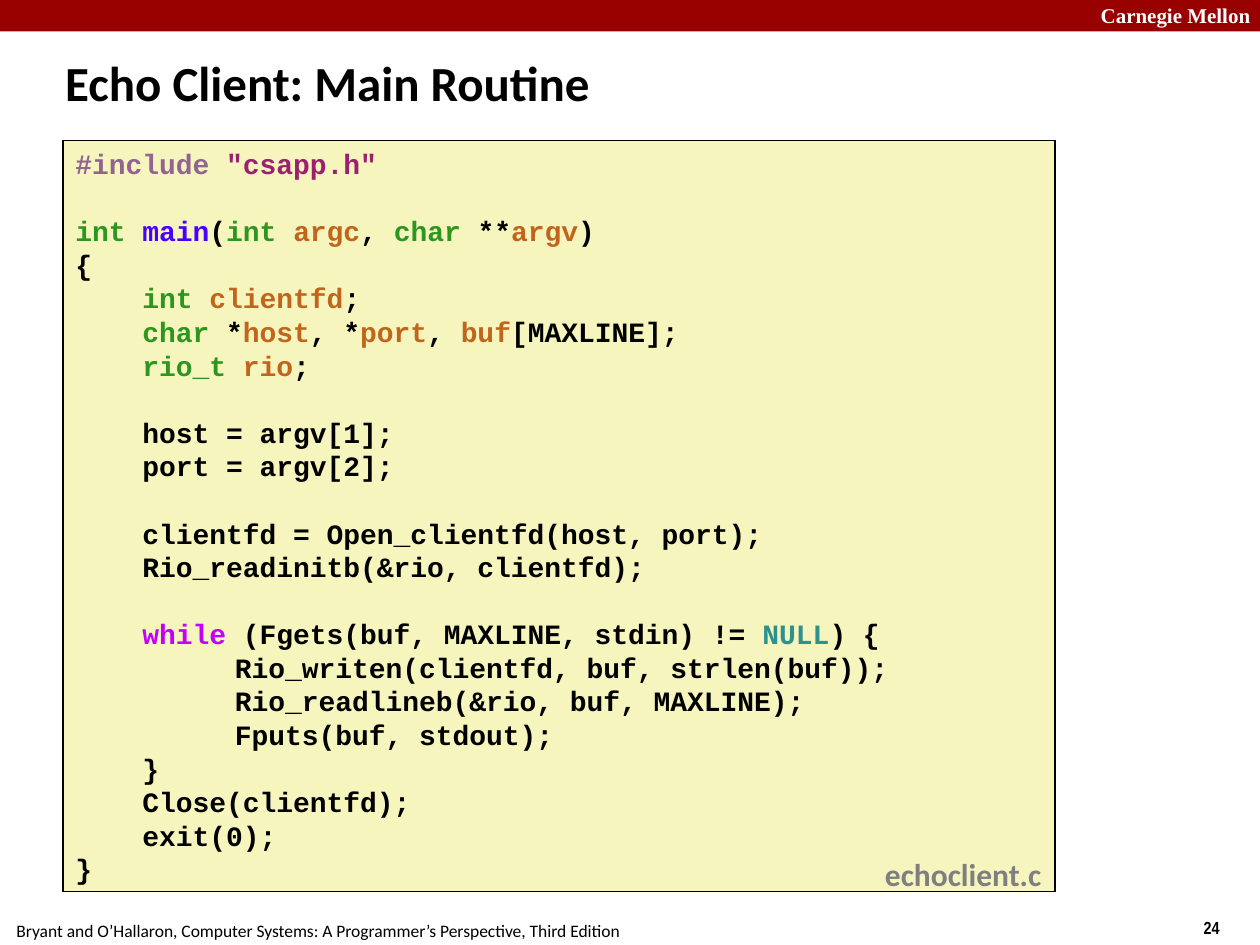
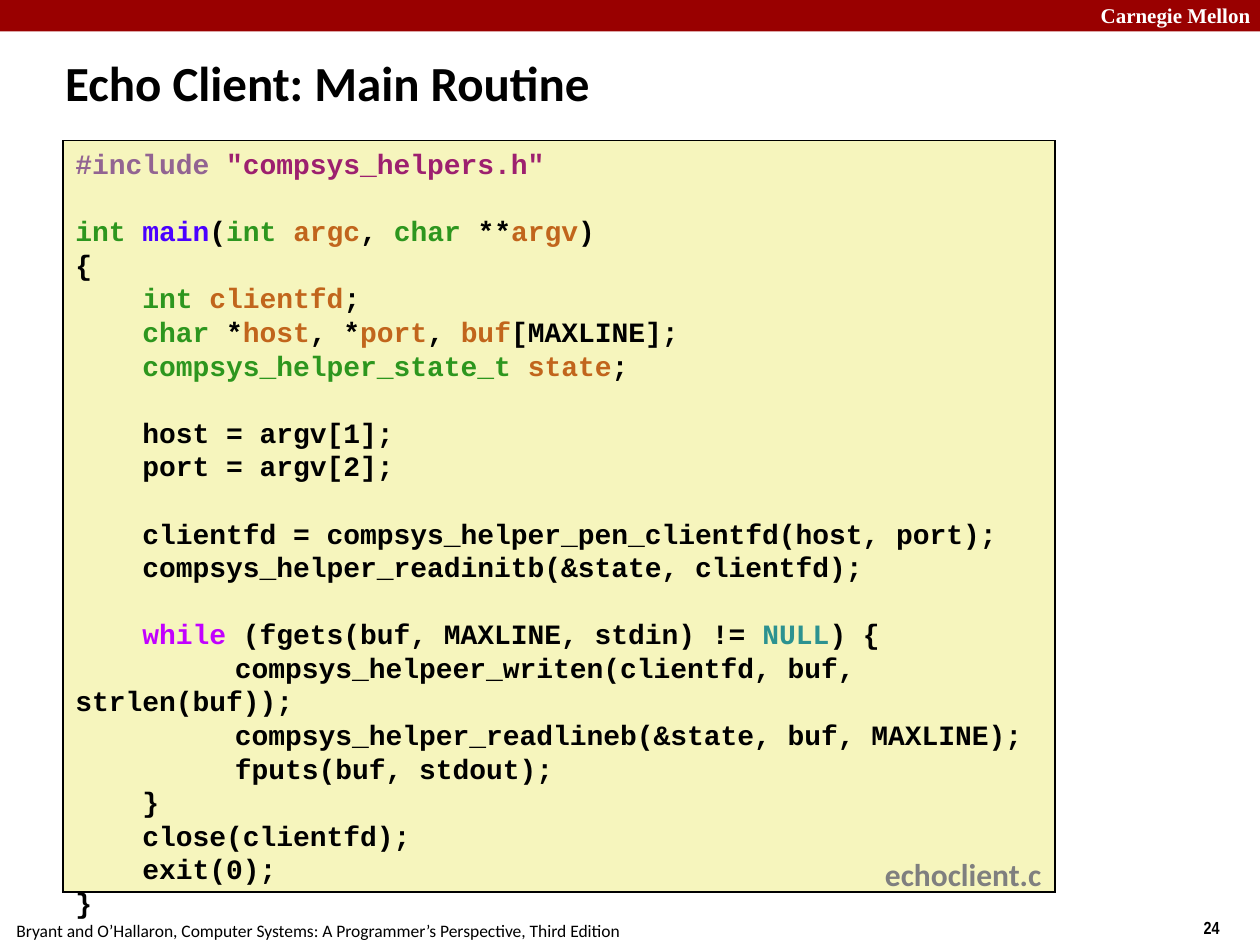
Before and after one commit to diku-compSys/compSys-e2023-pub, a slide deck: slide 24 of lectures/23-10-25_network_programming/slides.odp. Drawn at 1260x945 pixels with LibreOffice and Linux fonts; fonts in the diff are those of the drawing. Boxes give left, top, right and bottom in pixels: in the first picture for what was removed or moved away, otherwise in the second. Text is boxed around its words. In the diff, an @@ line names an element or a change of style, - is before the commit and + after.

```diff
--- a/lectures/23-10-25_network_programming/slides.odp
+++ b/lectures/23-10-25_network_programming/slides.odp
@@ text in rectangle at <box>75,154,544,180</box>: text changed @@
-#include "csapp.h"
+#include "compsys_helpers.h"
@@ text in rectangle at <box>142,356,629,382</box>: text changed @@
-rio_t rio;
+compsys_helper_state_t state;
@@ text in rectangle at <box>75,524,1022,785</box>: text changed @@
-clientfd = Open_clientfd(host, port);
-Rio_readinitb(&rio, clientfd);
-while (Fgets(buf, MAXLINE, stdin) != NULL) {
-Rio_writen(clientfd, buf, strlen(buf));
-Rio_readlineb(&rio, buf, MAXLINE);
-Fputs(buf, stdout);
+clientfd = compsys_helper_pen_clientfd(host, port);
+compsys_helper_readinitb(&state, clientfd);
+while (fgets(buf, MAXLINE, stdin) != NULL) {
+compsys_helpeer_writen(clientfd, buf, strlen(buf));
+compsys_helper_readlineb(&state, buf, MAXLINE);
+fputs(buf, stdout);
@@ text in rectangle at <box>142,826,410,852</box>: text changed @@
-Close(clientfd);
+close(clientfd);
```
Also in this commit, not shown: 1 other slide changed, 1 other file.
